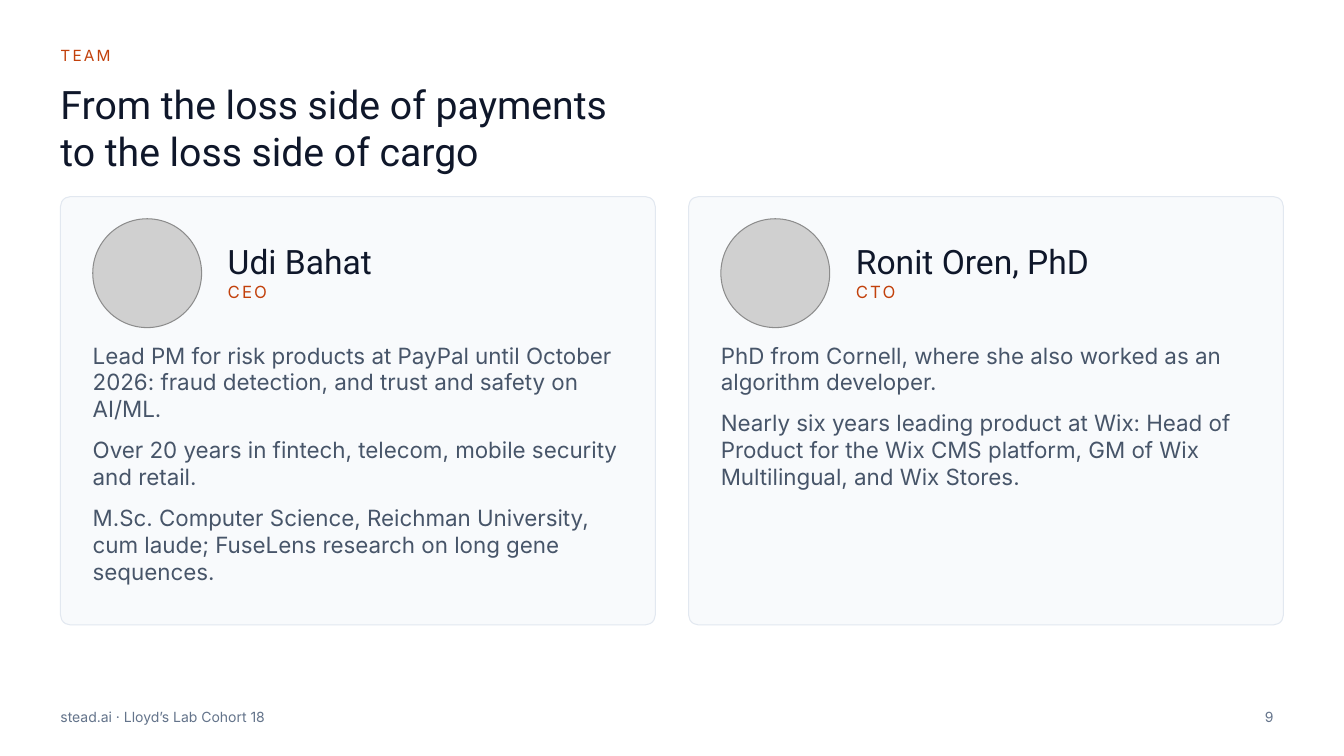
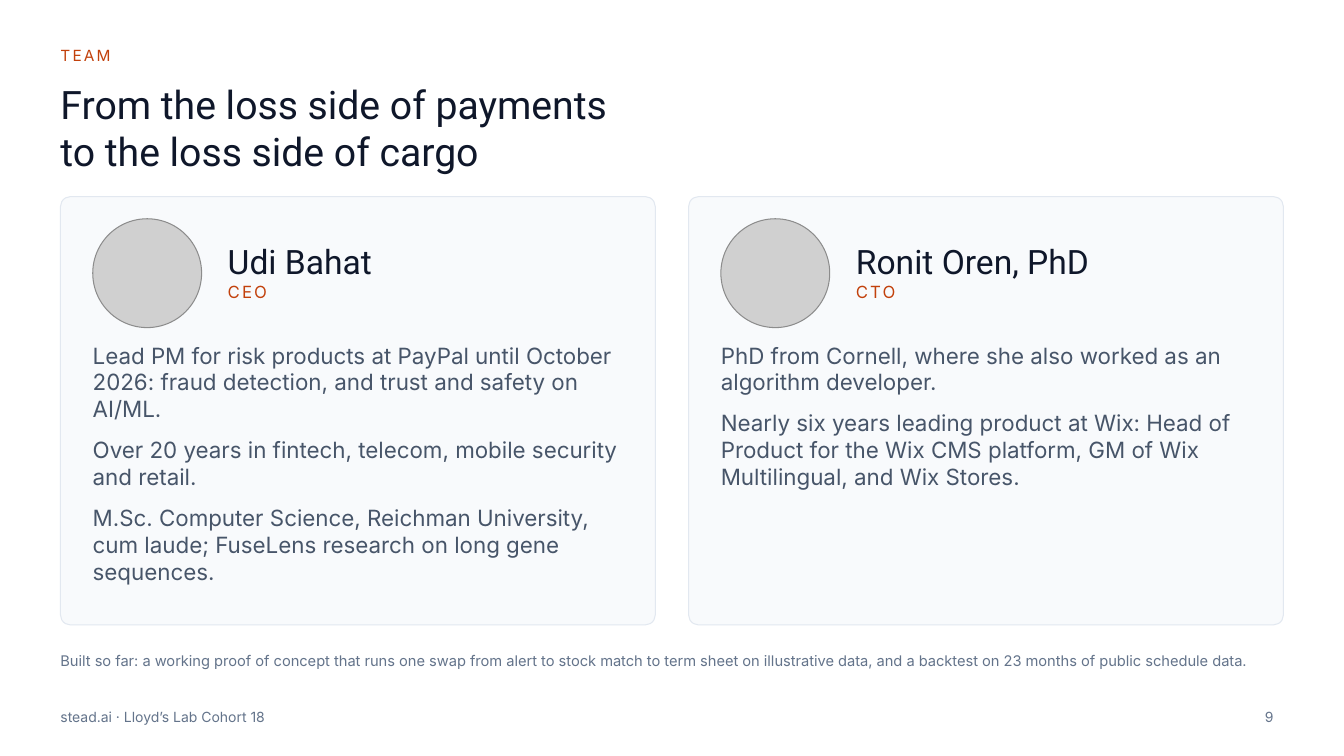
Before and after one commit to UdiRuni/stead-ai, a slide deck: slide 9 of docs/deck/stead.ai_Stock_Swap_Pitch_Deck_Short.pptx. Drawn at 1344x756 pixels with LibreOffice and Linux fonts; fonts in the diff are those of the drawing; grey boxes stand for pictures. Boxes give left, top, right and bottom in pixels: in the first picture for what was removed or moved away, otherwise in the second. Text is boxed around its words. In the diff, an @@ line names an element or a change of style, - is before the commit and + after.

```diff
--- a/docs/deck/stead.ai_Stock_Swap_Pitch_Deck_Short.pptx
+++ b/docs/deck/stead.ai_Stock_Swap_Pitch_Deck_Short.pptx
@@ text added at (x1=60, y1=655, x2=1246, y2=669), 10.5 pt, text #64748B @@
+Built so far: a working proof of concept that runs one swap from alert to stock match to term sheet on illustrative data, and a backtest on 23 months of public schedule data.
```
Also in this commit, not shown: 2 other files.
